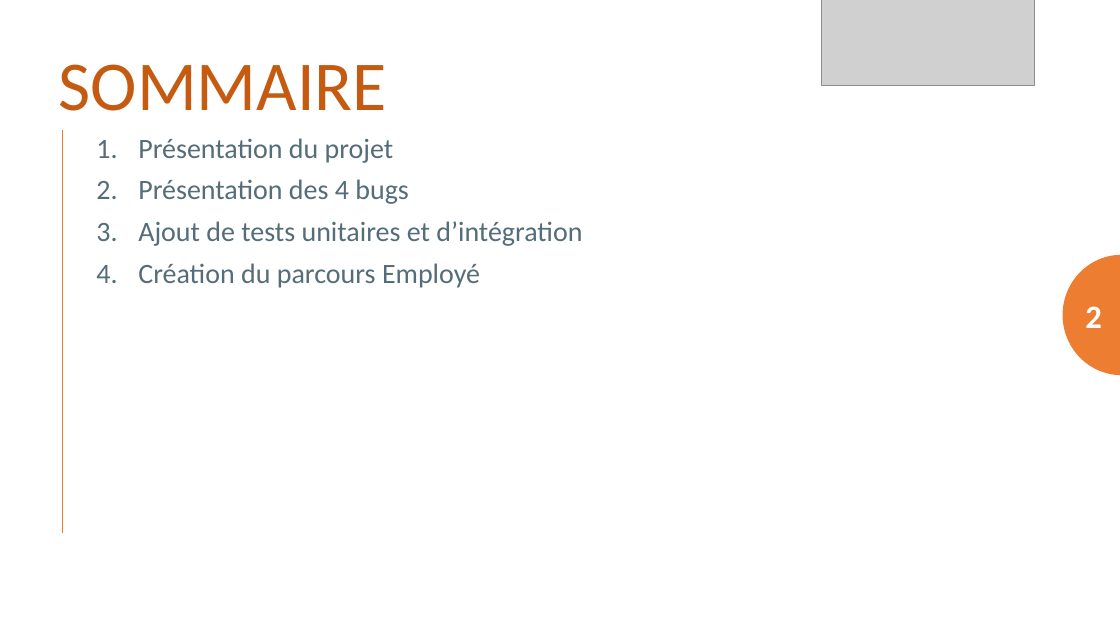
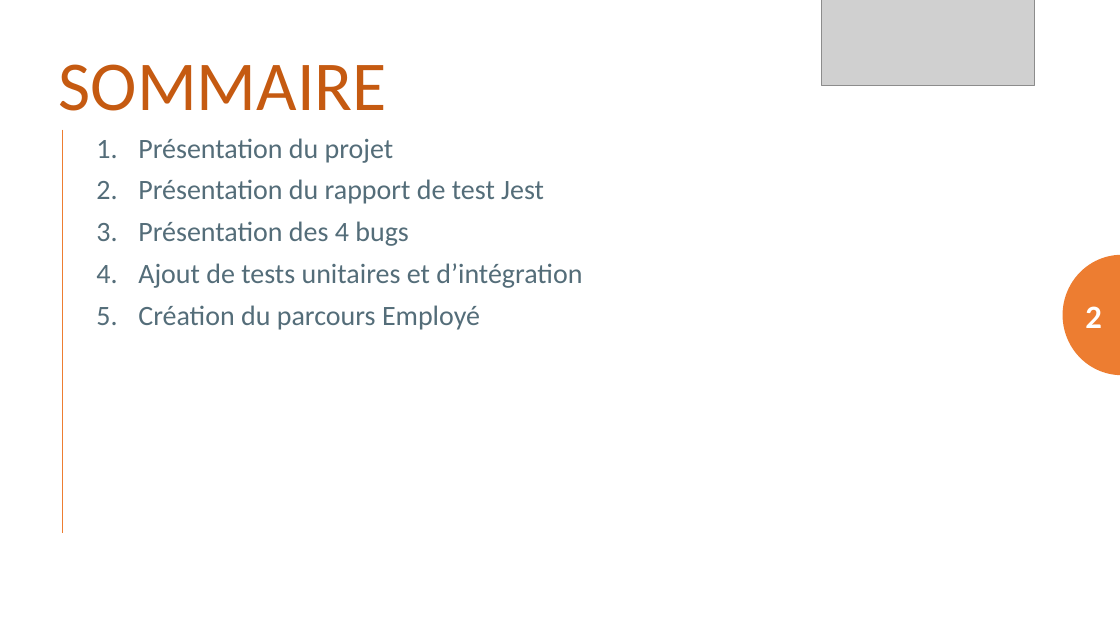
Before and after one commit to Kilian06/OPC-Projet-9, a slide deck: slide 2 of Rendu/Support Prez OPC 9.pptx. Drawn at 1120x630 pixels with LibreOffice and Linux fonts; fonts in the diff are those of the drawing; grey boxes stand for pictures; background and template pictures are left out. Boxes give left, top, right and bottom in pixels: in the first picture for what was removed or moved away, otherwise in the second. Text is boxed around its words. In the diff, an @@ line names an element or a change of style, - is before the commit and + after.

```diff
--- a/Rendu/Support Prez OPC 9.pptx
+++ b/Rendu/Support Prez OPC 9.pptx
@@ text at (x1=138, y1=179, x2=544, y2=204): paragraph added @@
+2. Présentation du rapport de test Jest
```
Also in this commit, not shown: 1 other slide changed, 2 slides added, 6 other files.
